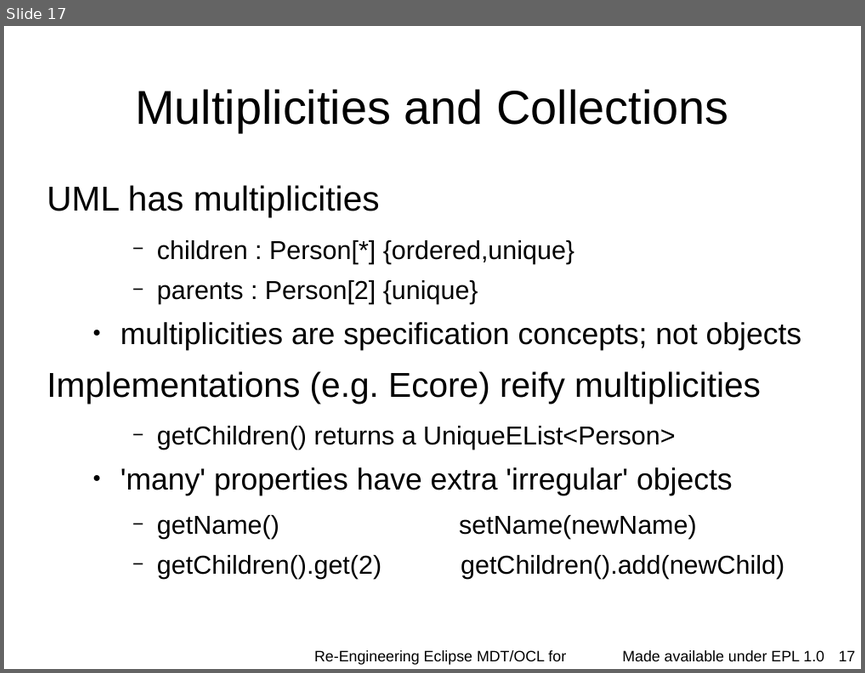
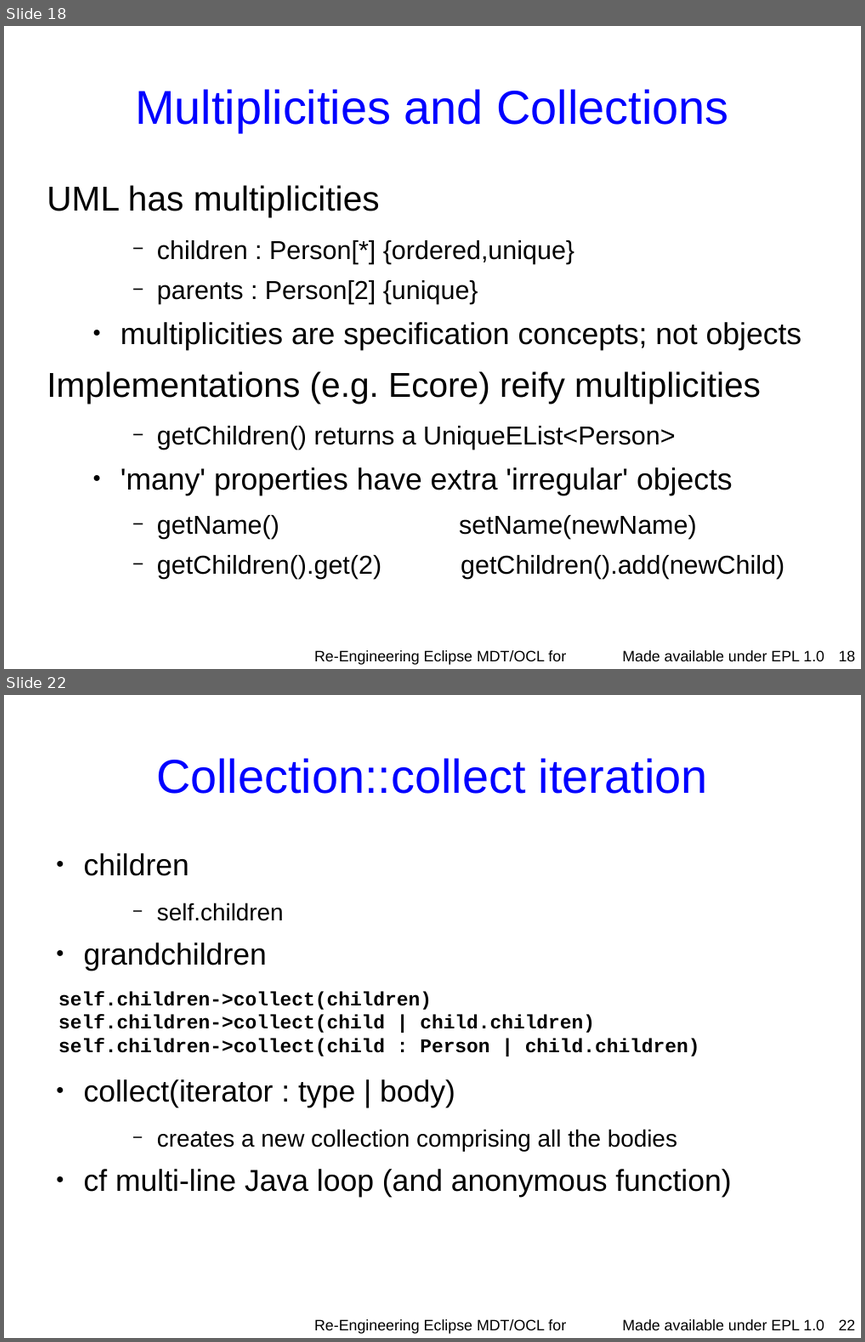
Before and after one commit to eclipse-ocl/ocl-website, a slide deck: ocl/docs/publications/ESE2010LongTalk/EnrichingWithOCL.odp. Shown one above the other, each under a label of ours: slide 17 before the commit, slides 18 and 22 after it; the slides between them are not shown. The pictures are 865x673 and 865x1342 pixels, drawn with LibreOffice and Linux fonts; fonts in the diff are those of the drawing; background and template pictures are left out. Boxes give left, top, right and bottom in pixels: in the first picture for what was removed or moved away, otherwise in the second. Text is boxed around its words. In the diff, an @@ line names an element or a change of style, - is before the commit and + after.

```diff
--- a/ocl/docs/publications/ESE2010LongTalk/EnrichingWithOCL.odp
+++ b/ocl/docs/publications/ESE2010LongTalk/EnrichingWithOCL.odp
@@ slide 22 added at [4,695,861,1338], background #FFFFFF; not listed: 1 template element that a slide beside it also shows @@
@@ title added at [156,758,708,794], 44 pt, text #0000FF @@
+Collection::collect iteration
@@ text added at [58,853,731,1197], 18 pt, text #000000 @@
+● children
+    − self.children
+● grandchildren
+self.children->collect(children)
+self.children->collect(child | child.children)
+self.children->collect(child : Person | child.children)
+● collect(iterator : type | body)
+    − creates a new collection comprising all the bodies
+● cf multi-line Java loop (and anonymous function)
@@ text added at [314,1319,566,1333], 14 pt, text #000000 @@
+Re-Engineering Eclipse MDT/OCL for Xtext
@@ page number added at [839,1319,856,1330], 14 pt, text #000000 @@
+22
@@ what was slide 17 is now slide 18 @@
@@ slide 18 changed as well @@
@@ title "Multiplicities and Collections" at [135,89,728,132]: text colour #000000 to #0000FF @@
@@ page number at [839,650,856,661]: text changed @@
-17
+18
```
Also in this commit, not shown: 13 other slides changed, 11 other slides added.
